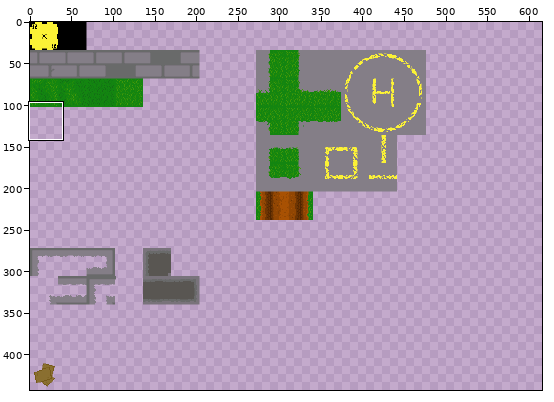
Pixel-art file: Assets/Sprites/floor.aseprite. Above, an overview of the earlier version with the close-up marked.
Close-up. As it was:
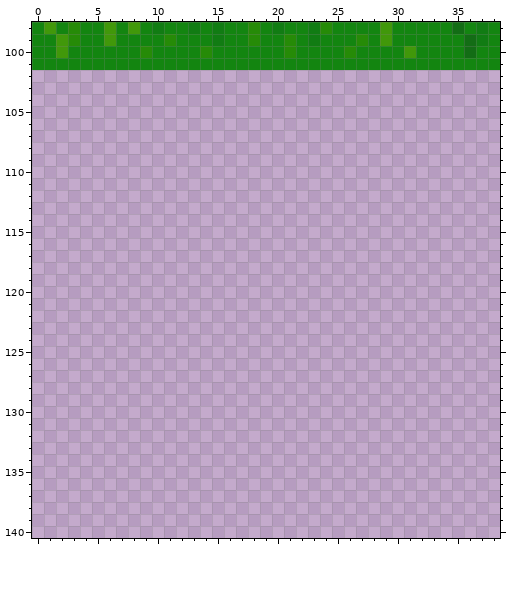
512x512 pixels, 1 frame. Shown: x 0..38, y 98..140. The old version is drawn lined up with the new one, on the new canvas. The wide view leaves out empty margins. The commit also changed other parts of the picture, which this record leaves out.
New version:
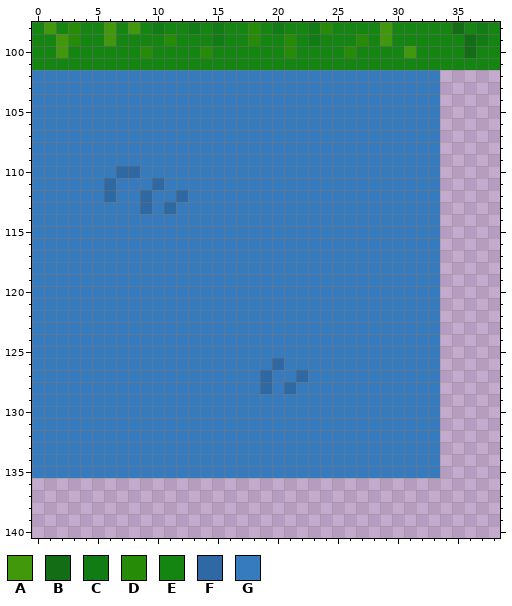
Palette (. is transparent): A #41980a  B #136d15  C #117c13  D #268b07  E #138510  F #2f69a3  G #377bbf
The edit:
canvas 512x512 -> 1024x1024
Changed rows in their new state; - is an unchanged pixel.
first column x 0:
102 GGGGGGGGGGGGGGGGGGGGGGGGGGGGGGGGGG
103 GGGGGGGGGGGGGGGGGGGGGGGGGGGGGGGGGG
104 GGGGGGGGGGGGGGGGGGGGGGGGGGGGGGGGGG
105 GGGGGGGGGGGGGGGGGGGGGGGGGGGGGGGGGG
106 GGGGGGGGGGGGGGGGGGGGGGGGGGGGGGGGGG
107 GGGGGGGGGGGGGGGGGGGGGGGGGGGGGGGGGG
108 GGGGGGGGGGGGGGGGGGGGGGGGGGGGGGGGGG
109 GGGGGGGGGGGGGGGGGGGGGGGGGGGGGGGGGG
110 GGGGGGGFFGGGGGGGGGGGGGGGGGGGGGGGGG
111 GGGGGGFGGGFGGGGGGGGGGGGGGGGGGGGGGG
112 GGGGGGFGGFGGFGGGGGGGGGGGGGGGGGGGGG
113 GGGGGGGGGFGFGGGGGGGGGGGGGGGGGGGGGG
114 GGGGGGGGGGGGGGGGGGGGGGGGGGGGGGGGGG
115 GGGGGGGGGGGGGGGGGGGGGGGGGGGGGGGGGG
116 GGGGGGGGGGGGGGGGGGGGGGGGGGGGGGGGGG
117 GGGGGGGGGGGGGGGGGGGGGGGGGGGGGGGGGG
118 GGGGGGGGGGGGGGGGGGGGGGGGGGGGGGGGGG
119 GGGGGGGGGGGGGGGGGGGGGGGGGGGGGGGGGG
120 GGGGGGGGGGGGGGGGGGGGGGGGGGGGGGGGGG
121 GGGGGGGGGGGGGGGGGGGGGGGGGGGGGGGGGG
122 GGGGGGGGGGGGGGGGGGGGGGGGGGGGGGGGGG
123 GGGGGGGGGGGGGGGGGGGGGGGGGGGGGGGGGG
124 GGGGGGGGGGGGGGGGGGGGGGGGGGGGGGGGGG
125 GGGGGGGGGGGGGGGGGGGGGGGGGGGGGGGGGG
126 GGGGGGGGGGGGGGGGGGGGFGGGGGGGGGGGGG
127 GGGGGGGGGGGGGGGGGGGFGGFGGGGGGGGGGG
128 GGGGGGGGGGGGGGGGGGGFGFGGGGGGGGGGGG
129 GGGGGGGGGGGGGGGGGGGGGGGGGGGGGGGGGG
130 GGGGGGGGGGGGGGGGGGGGGGGGGGGGGGGGGG
131 GGGGGGGGGGGGGGGGGGGGGGGGGGGGGGGGGG
132 GGGGGGGGGGGGGGGGGGGGGGGGGGGGGGGGGG
133 GGGGGGGGGGGGGGGGGGGGGGGGGGGGGGGGGG
134 GGGGGGGGGGGGGGGGGGGGGGGGGGGGGGGGGG
135 GGGGGGGGGGGGGGGGGGGGGGGGGGGGGGGGGG
Boxes around the changes in both close-ups, in picture pixels (x1, y1, x2, y2):
added: (32, 70, 440, 478)
